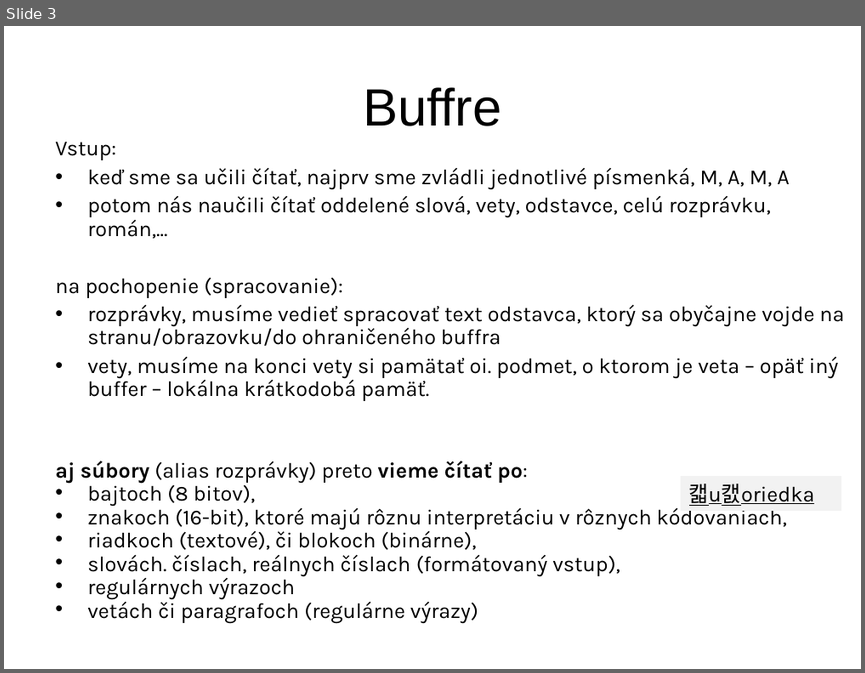
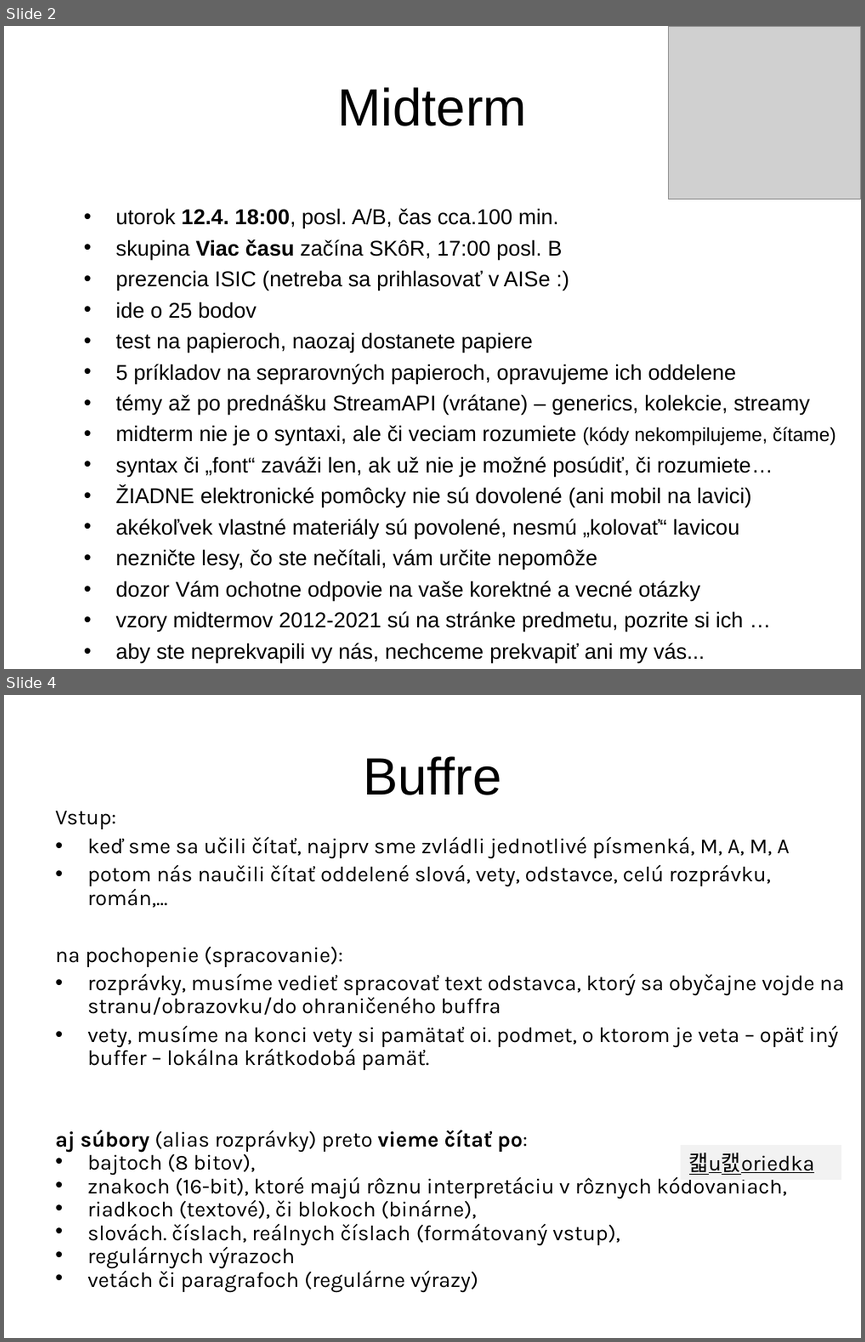
Before and after one commit to Programovanie4/Prednasky, a slide deck: 08/08_java.ppt. Shown one above the other, each under a label of ours: slide 3 before the commit, slides 2 and 4 after it; the slides between them are not shown. The pictures are 865x673 and 865x1342 pixels, drawn with LibreOffice and Linux fonts; fonts in the diff are those of the drawing; grey boxes stand for pictures. Boxes give left, top, right and bottom in pixels: in the first picture for what was removed or moved away, otherwise in the second. Text is boxed around its words. In the diff, an @@ line names an element or a change of style, - is before the commit and + after.

```diff
--- a/08/08_java.ppt
+++ b/08/08_java.ppt
@@ slide 2 added at [4, 26, 861, 669], background #FFFFFF @@
@@ picture added at [669, 26, 861, 199] @@
@@ title added at [338, 87, 527, 126], 44 pt, text #000000 @@
+Midterm
@@ text added at [116, 208, 836, 664], 18 pt, text #000000 @@
+• utorok 12.4. 18:00, posl. A/B, čas cca.100 min.
+• skupina Viac času začína SKôR, 17:00 posl. B
+• prezencia ISIC (netreba sa prihlasovať v AISe :)
+• ide o 25 bodov
+• test na papieroch, naozaj dostanete papiere
+• 5 príkladov na seprarovných papieroch, opravujeme ich oddelene
+• témy až po prednášku StreamAPI (vrátane) – generics, kolekcie, streamy
+• midterm nie je o syntaxi, ale či veciam rozumiete (kódy nekompilujeme, čítame)
+• syntax či „font“ zaváži len, ak už nie je možné posúdiť, či rozumiete…
+• ŽIADNE elektronické pomôcky nie sú dovolené (ani mobil na lavici)
+• akékoľvek vlastné materiály sú povolené, nesmú „kolovať“ lavicou
+• nezničte lesy, čo ste nečítali, vám určite nepomôže
+• dozor Vám ochotne odpovie na vaše korektné a vecné otázky
+• vzory midtermov 2012-2021 sú na stránke predmetu, pozrite si ich …
+• aby ste neprekvapili vy nás, nechceme prekvapiť ani my vás...
@@ what was slide 3 is now slide 4 @@
```
Also in this commit, not shown: 4 slides changed, 2 other slides added, 5 other files.
